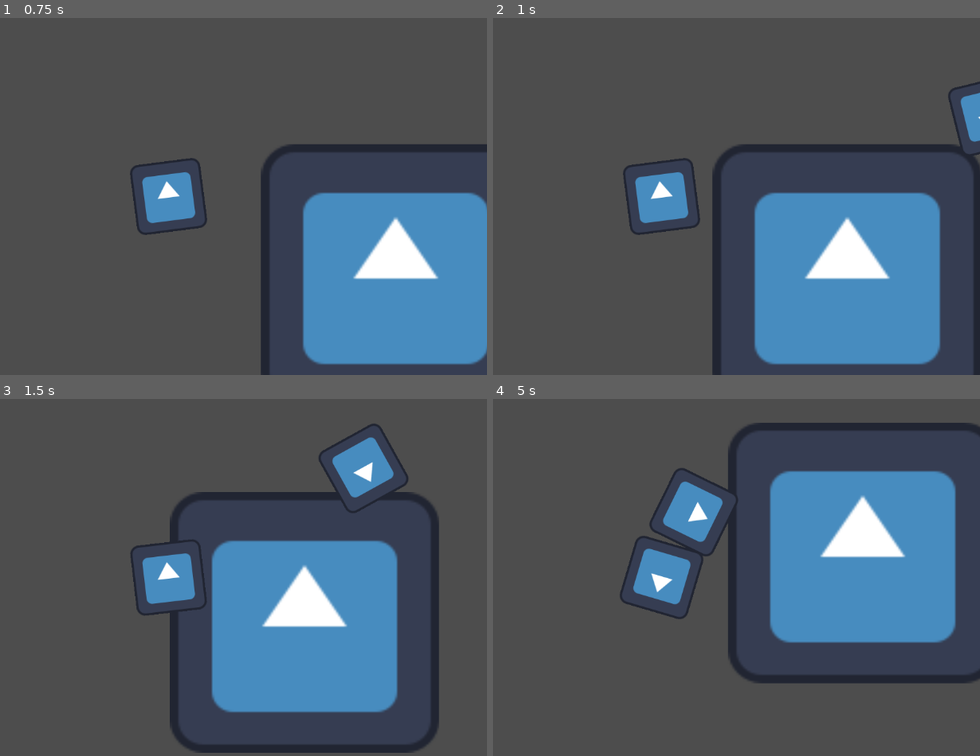
Above: before the commit, frames 1-4 (two rows, left to right).
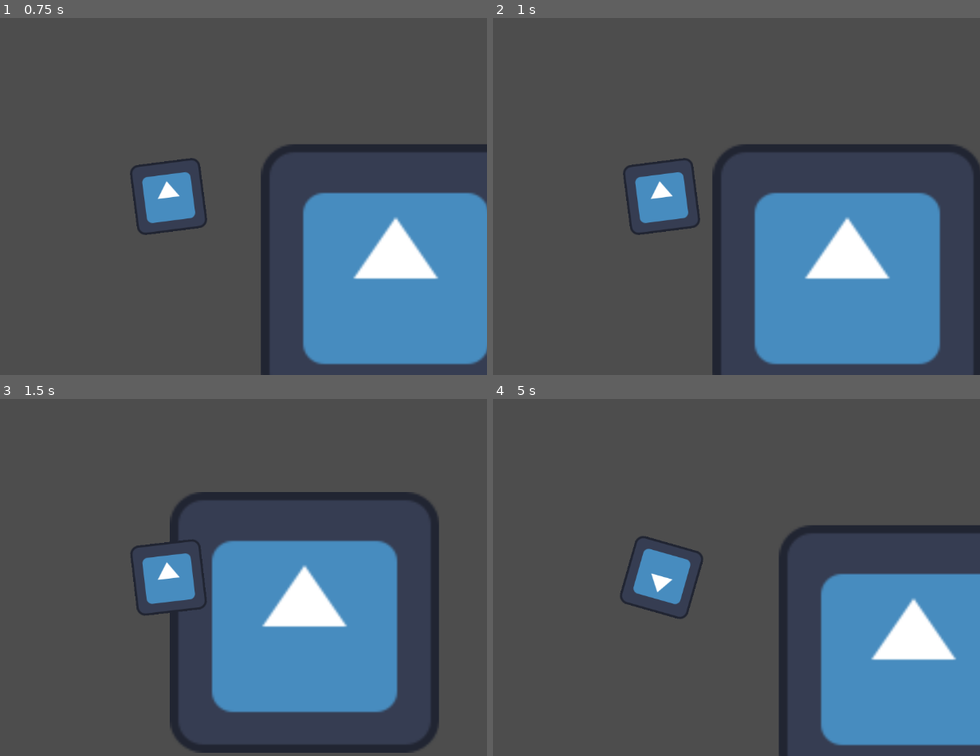
Above: after the commit, the same moments.

Repository: DanikShch/Game
Game: Godot game, scene res://Level/level.tscn
Two runs of this game, one before a commit and one after it. Both use one fixed random seed, a clock stepped at 60 frames per second and the inputs below. The engine's default icon, where the game draws it, is replaced by a stand-in: a white triangle on a blue panel in a dark square.
Inputs (mouse positions are in pixels of both pictures, inside the frame that each line leads up to):
- Up to frame 1 (0.75 s): tap Enter at 0.5 s; move the mouse to (306, 178) at 0.52 s; press the mouse at (306, 178) at 0.53 s; hold D (right) from 0.53 s (still down)
- Up to frame 2 (1 s): keep holding D (right)
- Up to frame 3 (1.5 s): move the mouse to (38, 595) at 1.27 s; release D (right) at 1.28 s; release the mouse at (38, 595) at 1.28 s; hold S (down) from 1.28 s (still down); click (38, 595) at 1.35 s
- Up to frame 4 (5 s): move the mouse to (726, 498) at 2.02 s; release S (down) at 2.03 s; press the mouse at (726, 498) at 2.03 s; hold D (right) 2.03-2.78 s; move the mouse to (629, 648) at 2.77 s; release the mouse at (629, 648) at 2.78 s; hold W (up) 2.78-3.53 s; click (629, 648) at 2.85 s; move the mouse to (853, 631) at 3.52 s; press the mouse at (853, 631) at 3.53 s; hold A (left) from 3.53 s (still down); move the mouse to (outside the picture) at 4.27 s; release the mouse at (outside the picture) at 4.28 s; click (outside the picture) at 4.35 s

Frame 1 is identical in both runs. In frame 2, 0.6% of the frame differs, in the area x 93-100%, y 17-39%; in frame 3, 1.8%; in frame 4, 30%, in the area x 26-100%, y 6-100%.

Commit message:
Guns

Diff:
--- /dev/null
+++ b/Gun/AssaultRifle.gd
@@ -0,0 +1,19 @@
+extends "res://Gun/gun.gd"
+
+
+# Called when the node enters the scene tree for the first time.
+func _ready():
+	pass # Replace with function body.
+
+
+# Called every frame. 'delta' is the elapsed time since the previous frame.
+func _process(delta):
+	pass
+
+func set_active():
+	$"..".damage = 10
+	$"..".shoot_delay = 0.2
+	$"..".reload_time = 5
+	$"..".magazine_size = 20
+	$"..".current_ammo = 20
+	$"..".range = 500
--- /dev/null
+++ b/Gun/GrenadeLauncher.gd
@@ -0,0 +1,48 @@
+extends "res://Gun/gun.gd"
+
+var explosion_radius
+# Called when the node enters the scene tree for the first time.
+func _ready():
+	pass # Replace with function body.
+
+
+# Called every frame. 'delta' is the elapsed time since the previous frame.
+func _process(delta):
+	pass
+
+func set_active():
+	$"..".damage = 30
+	$"..".shoot_delay = 1
+	$"..".reload_time = 3
+	$"..".magazine_size = 1
+	$"..".current_ammo = 1
+	$"..".range = 500
+
+func _shoot():
+	$"../RayCast2D".force_raycast_update()
+	if $"../RayCast2D".is_colliding():
+		var collision_point = $"../RayCast2D".get_collision_point()
+		_explode(collision_point)
+	else:
+		print("Miss!")
+
+func _explode(position: Vector2):
+	print("Explosion at: ", position)
+	# Создаем область взрыва
+	var explosion_area = Area2D.new()
+	var explosion_shape = CircleShape2D.new()
+	explosion_shape.radius = explosion_radius
+	var collision_shape = CollisionShape2D.new()
+	collision_shape.shape = explosion_shape
+	explosion_area.add_child(collision_shape)
+	add_child(explosion_area)
+	explosion_area.global_position = position
+
+
+	# Наносим урон всем объектам в радиусе
+	for body in explosion_area.get_overlapping_bodies():
+		if body.is_in_group("Enemy"):
+			body.take_damage($"..".damage)
+
+	# Удаляем область взрыва после обработки
+	explosion_area.queue_free()
--- /dev/null
+++ b/Gun/Pistol.gd
@@ -0,0 +1,19 @@
+extends "res://Gun/gun.gd"
+
+
+# Called when the node enters the scene tree for the first time.
+func _ready():
+	pass # Replace with function body.
+
+
+# Called every frame. 'delta' is the elapsed time since the previous frame.
+func _process(delta):
+	pass
+
+func set_active():
+	$"..".damage = 10
+	$"..".shoot_delay = 0.5
+	$"..".reload_time = 3
+	$"..".magazine_size = 15
+	$"..".current_ammo = 15
+	$"..".range = 500
--- /dev/null
+++ b/Gun/Shotgun.gd
@@ -0,0 +1,45 @@
+extends "res://Gun/gun.gd"
+
+var spread_angle = 15.0
+var raycasts: Array = []
+
+# Called when the node enters the scene tree for the first time.
+func _ready():
+	setup_rays()
+
+func setup_rays():
+	raycasts += [$RayCast2D1,$RayCast2D2,$RayCast2D3,$RayCast2D4,$"../RayCast2D"]
+	$RayCast2D1.rotation_degrees = spread_angle
+	$RayCast2D2.rotation_degrees = 2 * spread_angle
+	$RayCast2D3.rotation_degrees = - spread_angle
+	$RayCast2D4.rotation_degrees = -2 * spread_angle
+
+# Called every frame. 'delta' is the elapsed time since the previous frame.
+func _process(delta):
+	pass
+
+
+
+func set_active():
+	$"..".damage = 5
+	$"..".shoot_delay = 1
+	$"..".reload_time = 5
+	$"..".magazine_size = 10
+	$"..".current_ammo = 10
+	$"..".range = 300
+	for ray in raycasts:
+		ray.target_position.x = $"..".range
+		ray.force_raycast_update()
+
+func shoot():
+	for ray in raycasts:
+		ray.force_raycast_update()
+		if ray.is_colliding():
+			var collider = ray.get_collider()
+			if collider.is_in_group("Enemy"):
+				print("Enemy")
+				collider.take_damage($"..".damage)
+			elif collider.is_in_group("Objects"):
+				print("Wall")
+		else:
+			print("miss")
--- /dev/null
+++ b/Gun/SniperRifle.gd
@@ -0,0 +1,19 @@
+extends "res://Gun/gun.gd"
+
+
+# Called when the node enters the scene tree for the first time.
+func _ready():
+	pass # Replace with function body.
+
+
+# Called every frame. 'delta' is the elapsed time since the previous frame.
+func _process(delta):
+	pass
+
+func set_active():
+	$"..".damage = 20
+	$"..".shoot_delay = 1
+	$"..".reload_time = 5
+	$"..".magazine_size = 10
+	$"..".current_ammo = 10
+	$"..".range = 1000
--- /dev/null
+++ b/Gun/SubmachineGun.gd
@@ -0,0 +1,19 @@
+extends "res://Gun/gun.gd"
+
+
+# Called when the node enters the scene tree for the first time.
+func _ready():
+	pass # Replace with function body.
+
+
+# Called every frame. 'delta' is the elapsed time since the previous frame.
+func _process(delta):
+	pass
+
+func set_active():
+	$"..".damage = 5
+	$"..".shoot_delay = 0.1
+	$"..".reload_time = 3
+	$"..".magazine_size = 15
+	$"..".current_ammo = 15
+	$"..".range = 300
--- a/Gun/gun.gd
+++ b/Gun/gun.gd
@@ -1,17 +1,26 @@
 extends Node2D
 
 var damage = 10
-var shoot_delay = 1
+var shoot_delay
 var reload_time = 5
 var magazine_size = 3
 var current_ammo = 3
+var range = 5000
+
+var guns: Dictionary = {}
+var current_gun
+
 var can_shoot = true
 var reloading = false
 func _ready():
-	$DelayTimer.wait_time = shoot_delay
-	$ReloadTimer.wait_time = reload_time
-	#privet
-
+	guns["Pistol"] = $Pistol
+	guns["SMG"] = $SubmachineGun
+	guns["Assault"] = $AssaultRifle
+	guns["Shotgun"] = $Shotgun
+	guns["Sniper"] = $SniperRifle
+	guns["Grenade"] = $GrenadeLauncher
+	current_gun = "Sniper"
+	select_gun(current_gun)
 # Called every frame. 'delta' is the elapsed time since the previous frame.
 
 
@@ -24,6 +33,13 @@
 	if can_shoot:
 		can_shoot = false
 		current_ammo -= 1
+		$DelayTimer.start()
+		if current_gun == "Shotgun":
+			$Shotgun.shoot()
+			return
+		if current_gun == "Grenade":
+			$GrenadeLauncher.shoot()
+			return
 		$RayCast2D.force_raycast_update()
 		if $RayCast2D.is_colliding():
 			var collider = $RayCast2D.get_collider()
@@ -34,7 +50,7 @@
 				print("Wall")
 		else:
 			print("miss")
-		$DelayTimer.start()
+
 
 
 func _on_delay_timer_timeout():
@@ -48,3 +64,15 @@
 	current_ammo = magazine_size
 	can_shoot = true
 	reloading = false
+
+func select_gun(gun_name: String):
+	if guns.has(gun_name):
+		guns[current_gun].hide()
+		current_gun = gun_name
+		guns[current_gun].show()
+		guns[current_gun].set_active()
+		$DelayTimer.wait_time = shoot_delay
+		$ReloadTimer.wait_time = reload_time
+		$RayCast2D.target_position.x = range
+	else:
+		print("Wrong gun name")
--- a/Gun/gun.tscn
+++ b/Gun/gun.tscn
@@ -1,6 +1,14 @@
-[gd_scene load_steps=2 format=3 uid="uid://cb3pm7sqkw23s"]
+[gd_scene load_steps=9 format=3 uid="uid://cb3pm7sqkw23s"]
 
 [ext_resource type="Script" path="res://Gun/gun.gd" id="1_8byci"]
+[ext_resource type="Script" path="res://Gun/Pistol.gd" id="2_b5qqe"]
+[ext_resource type="Script" path="res://Gun/SubmachineGun.gd" id="3_53e0t"]
+[ext_resource type="Script" path="res://Gun/AssaultRifle.gd" id="4_ywm1w"]
+[ext_resource type="Script" path="res://Gun/Shotgun.gd" id="5_ll230"]
+[ext_resource type="Script" path="res://Gun/SniperRifle.gd" id="6_grpm0"]
+[ext_resource type="Script" path="res://Gun/GrenadeLauncher.gd" id="7_a3c13"]
+
+[sub_resource type="CircleShape2D" id="CircleShape2D_uw36a"]
 
 [node name="Gun" type="Node2D"]
 script = ExtResource("1_8byci")
@@ -14,4 +22,55 @@
 
 [node name="ReloadTimer" type="Timer" parent="."]
 
+[node name="Pistol" type="Node2D" parent="."]
+visible = false
+script = ExtResource("2_b5qqe")
+
+[node name="SubmachineGun" type="Node2D" parent="."]
+visible = false
+script = ExtResource("3_53e0t")
+
+[node name="AssaultRifle" type="Node2D" parent="."]
+visible = false
+script = ExtResource("4_ywm1w")
+
+[node name="Shotgun" type="Node2D" parent="."]
+visible = false
+script = ExtResource("5_ll230")
+
+[node name="RayCast2D1" type="RayCast2D" parent="Shotgun"]
+target_position = Vector2(500, 0)
+collision_mask = 5
+collide_with_areas = true
+
+[node name="RayCast2D2" type="RayCast2D" parent="Shotgun"]
+target_position = Vector2(500, 0)
+collision_mask = 5
+collide_with_areas = true
+
+[node name="RayCast2D3" type="RayCast2D" parent="Shotgun"]
+target_position = Vector2(500, 0)
+collision_mask = 5
+collide_with_areas = true
+
+[node name="RayCast2D4" type="RayCast2D" parent="Shotgun"]
+target_position = Vector2(500, 0)
+collision_mask = 5
+collide_with_areas = true
+
+[node name="SniperRifle" type="Node2D" parent="."]
+visible = false
+script = ExtResource("6_grpm0")
+
+[node name="GrenadeLauncher" type="Node2D" parent="."]
+visible = false
+script = ExtResource("7_a3c13")
+
+[node name="ExplodeArea" type="Area2D" parent="GrenadeLauncher"]
+collision_layer = 0
+collision_mask = 5
+
+[node name="CollisionShape2D" type="CollisionShape2D" parent="GrenadeLauncher/ExplodeArea"]
+shape = SubResource("CircleShape2D_uw36a")
+
 [connection signal="timeout" from="DelayTimer" to="." method="_on_delay_timer_timeout"]
--- /dev/null
+++ b/Node2D.gd
@@ -0,0 +1,11 @@
+extends "res://Gun/gun.gd"
+
+
+# Called when the node enters the scene tree for the first time.
+func _ready():
+	pass # Replace with function body.
+
+
+# Called every frame. 'delta' is the elapsed time since the previous frame.
+func _process(delta):
+	pass
